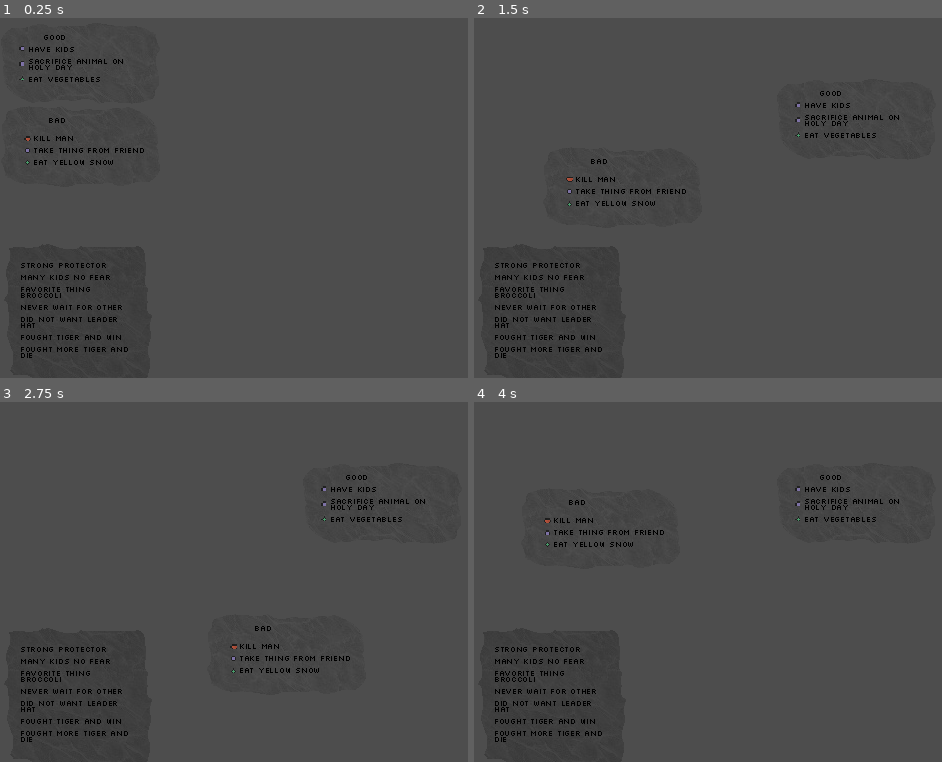
Above: before the commit, frames 1-4 (two rows, left to right).
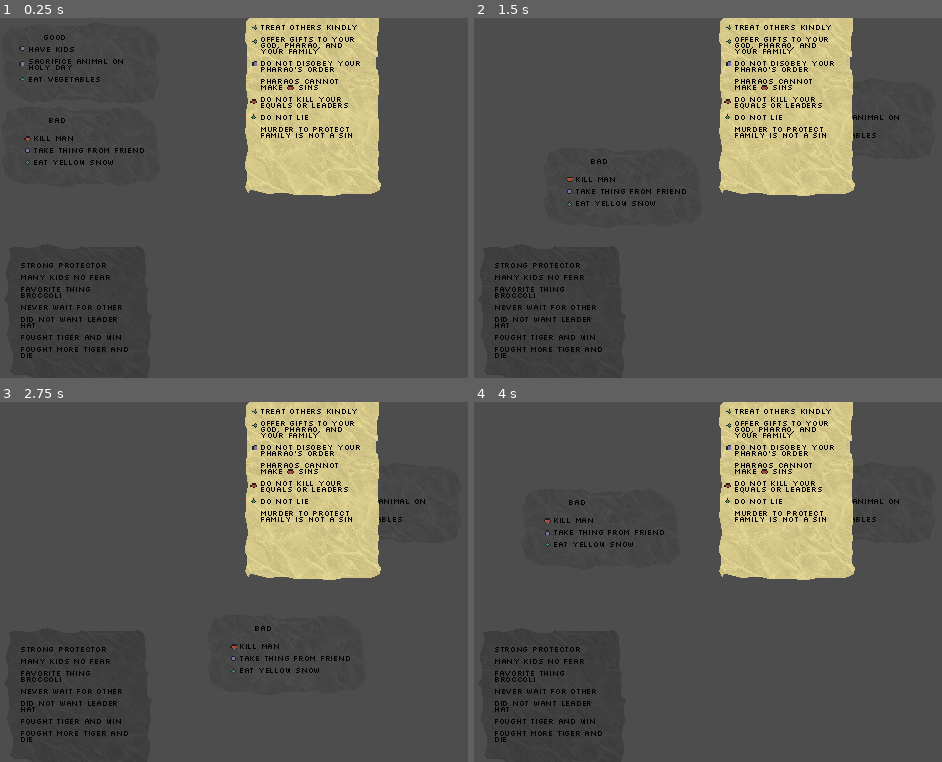
Above: after the commit, the same moments.

Repository: NicEastvillage/GMTKGameJam2024
Game: Godot game, scene res://scenes/content_preview.tscn
The game is run twice, just before and just after one commit, with the same random seed, the same clock (stepped at 60 frames per second) and the same inputs. This scene is started directly instead of the project's main scene.
Inputs (mouse positions are in pixels of both pictures, inside the frame that each line leads up to):
- Up to frame 1 (0.25 s): no input
- Up to frame 2 (1.5 s): tap Enter at 0.5 s; drag from (553, 61) to (857, 118) at 0.52 s; tap Space at 1.25 s; drag from (553, 144) to (764, 270) at 1.27 s
- Up to frame 3 (2.75 s): tap Enter at 2 s; move the mouse to (79, 697) at 2.02 s; click (79, 697) at 2.17 s
- Up to frame 4 (4 s): tap Space at 2.75 s; drag from (764, 654) to (600, 528) at 2.77 s; tap Enter at 3.5 s; move the mouse to (outside the picture) at 3.52 s; click (outside the picture) at 3.67 s

The runs differ from the first frame. In frame 1, 14% of the frame differs, in the area x 52-82%, y 0-50%; in frame 2, 14%; in frame 3, 14%; in frame 4, 14%.

Commit message:
Begin Stage 2 rules

Diff:
--- /dev/null
+++ b/data/S2/S2.tres
@@ -0,0 +1,10 @@
+[gd_resource type="Resource" script_class="StageData" load_steps=4 format=3 uid="uid://dlw3atx42ecxt"]
+
+[ext_resource type="Script" path="res://scripts/PersonData.gd" id="1_5qw5g"]
+[ext_resource type="PackedScene" uid="uid://cgivppnhhmvv8" path="res://data/S2/S2_doc_1.tscn" id="2_gcen3"]
+[ext_resource type="Script" path="res://scripts/StageData.gd" id="2_rwdhk"]
+
+[resource]
+script = ExtResource("2_rwdhk")
+people = Array[ExtResource("1_5qw5g")]([])
+rule_documents = Array[PackedScene]([ExtResource("2_gcen3")])
--- /dev/null
+++ b/data/S2/S2_doc_1.tscn
@@ -0,0 +1,91 @@
+[gd_scene load_steps=11 format=3 uid="uid://cgivppnhhmvv8"]
+
+[ext_resource type="Script" path="res://scripts/draggable.gd" id="1_rkhfu"]
+[ext_resource type="Texture2D" uid="uid://bw1k0tacnuwh" path="res://sprites/Sheet2.png" id="2_nnrgs"]
+[ext_resource type="Theme" uid="uid://buyb8v1ge6h0c" path="res://Fonts/Stone Age.tres" id="3_k55i8"]
+[ext_resource type="Texture2D" uid="uid://crxg2np84jiel" path="res://sprites/Diamond.png" id="4_j1lbm"]
+[ext_resource type="Texture2D" uid="uid://bcuanw0r63ce8" path="res://sprites/Circle.png" id="5_4vkfg"]
+[ext_resource type="Texture2D" uid="uid://bg13rcap4d682" path="res://sprites/Shield.png" id="6_7mlkf"]
+[ext_resource type="AudioStream" uid="uid://dm2w7djhevvd4" path="res://sounds/paper4.wav" id="6_ev75u"]
+[ext_resource type="AudioStream" uid="uid://b3yglo6ubp644" path="res://sounds/paper.wav" id="6_jqpqg"]
+
+[sub_resource type="OccluderPolygon2D" id="OccluderPolygon2D_n02qm"]
+polygon = PackedVector2Array(-84, -72, -85, -27, -81, 1, -83, 26, -35, 30, 29, 30, 30, -30, 28, -77, 32, -134, 8, -135, -35, -135, -63, -132, -84, -135)
+
+[sub_resource type="RectangleShape2D" id="RectangleShape2D_fy7mq"]
+size = Vector2(131.467, 178.533)
+
+[node name="S2_doc_1" type="CharacterBody2D"]
+collision_layer = 4
+collision_mask = 0
+input_pickable = true
+script = ExtResource("1_rkhfu")
+
+[node name="LightOccluder2D" type="LightOccluder2D" parent="."]
+position = Vector2(25, 53)
+occluder = SubResource("OccluderPolygon2D_n02qm")
+
+[node name="CollisionShape2D" type="CollisionShape2D" parent="."]
+position = Vector2(-0.266304, -0.266304)
+shape = SubResource("RectangleShape2D_fy7mq")
+
+[node name="Tablet" type="Sprite2D" parent="."]
+position = Vector2(-1.2663, 0.733696)
+rotation = 3.14159
+texture = ExtResource("2_nnrgs")
+
+[node name="Label" type="Label" parent="."]
+offset_left = -54.0
+offset_top = -81.0
+offset_right = 55.0
+offset_bottom = 82.0
+theme = ExtResource("3_k55i8")
+text = "Treat others kindly
+
+Offer gifts to your God, Pharao, and your family
+
+Do not disobey your pharao's order
+
+Pharaos cannot make    sins
+
+Do not kill your equals or LEADERS
+
+Do not lie
+
+Murder to protect family is not a sin"
+autowrap_mode = 3
+
+[node name="Diamond" type="Sprite2D" parent="."]
+position = Vector2(-60, 13)
+texture = ExtResource("4_j1lbm")
+
+[node name="Diamond2" type="Sprite2D" parent="."]
+position = Vector2(-59, -76)
+texture = ExtResource("4_j1lbm")
+
+[node name="Diamond3" type="Sprite2D" parent="."]
+position = Vector2(-59, -62)
+texture = ExtResource("4_j1lbm")
+
+[node name="Circle4" type="Sprite2D" parent="."]
+position = Vector2(-59, -40)
+texture = ExtResource("5_4vkfg")
+
+[node name="Shield" type="Sprite2D" parent="."]
+position = Vector2(-60, -2)
+texture = ExtResource("6_7mlkf")
+
+[node name="Shield" type="Sprite2D" parent="Shield"]
+position = Vector2(37, -14)
+texture = ExtResource("6_7mlkf")
+
+[node name="SelectedSound" type="AudioStreamPlayer2D" parent="."]
+position = Vector2(-1, -1)
+stream = ExtResource("6_ev75u")
+
+[node name="DroppedSound" type="AudioStreamPlayer2D" parent="."]
+position = Vector2(-1, -2)
+stream = ExtResource("6_jqpqg")
+
+[connection signal="mouse_entered" from="." to="." method="_on_mouse_entered"]
+[connection signal="mouse_exited" from="." to="." method="_on_mouse_exited"]
--- a/scenes/content_preview.tscn
+++ b/scenes/content_preview.tscn
@@ -8,6 +8,7 @@
 [ext_resource type="PackedScene" uid="uid://c6ngl7f4a4kye" path="res://data/S1/S1P3_Ulla/S1P3_desc_frag2.tscn" id="6_ktd1j"]
 [ext_resource type="PackedScene" uid="uid://dqema0uu6t4bq" path="res://data/S1/S1P3_Ulla/S1P3_desc_frag3.tscn" id="7_6qjck"]
 [ext_resource type="PackedScene" uid="uid://chai53wwo7lb3" path="res://data/S1/S1P3_Ulla/S1P3_desc_frag4.tscn" id="8_i2j1j"]
+[ext_resource type="PackedScene" uid="uid://cgivppnhhmvv8" path="res://data/S2/S2_doc_1.tscn" id="9_u3c8l"]
 
 [node name="ContentPreview" type="Node2D"]
 
@@ -36,3 +37,6 @@
 
 [node name="S1P3_desc_frag4" parent="Stage_Cavemen" instance=ExtResource("8_i2j1j")]
 position = Vector2(107, 655)
+
+[node name="S2_doc_1" parent="." instance=ExtResource("9_u3c8l")]
+position = Vector2(314, 86)
Not shown: 1 places in scenes/content_preview.tscn that only renumber resources
